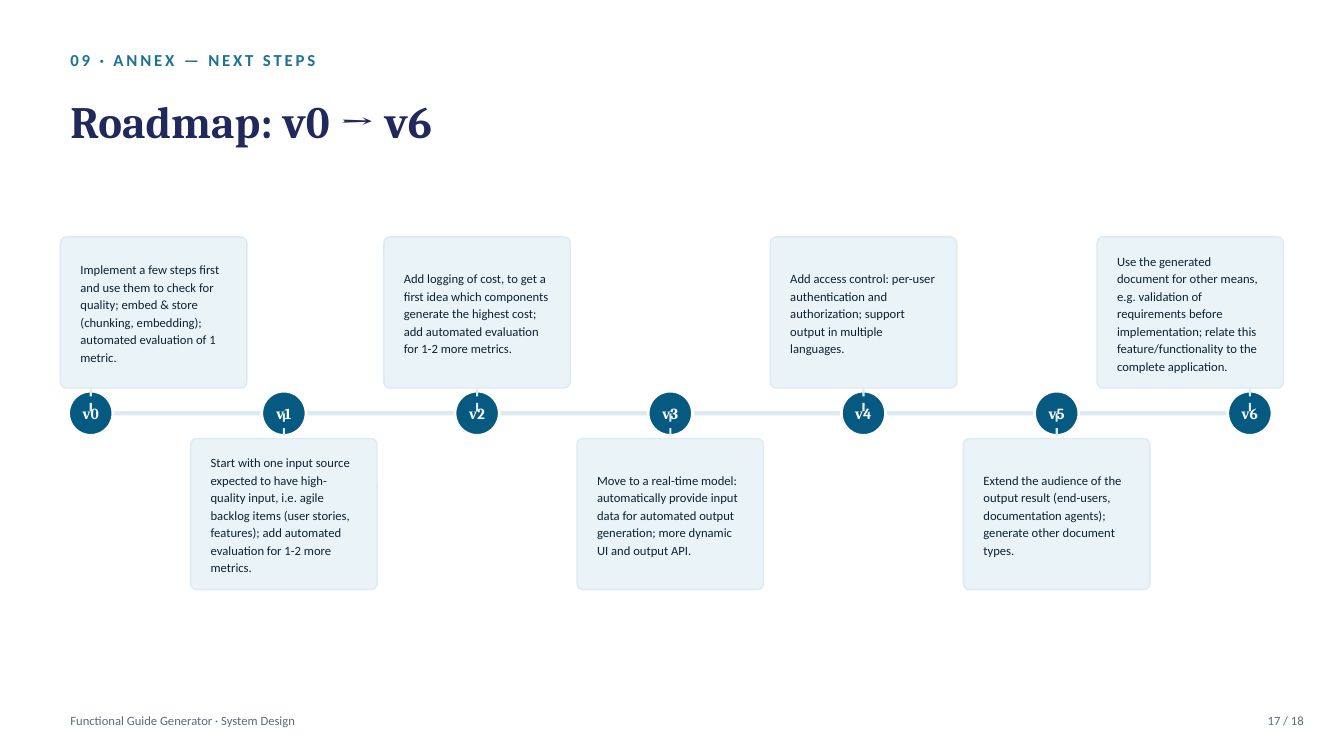
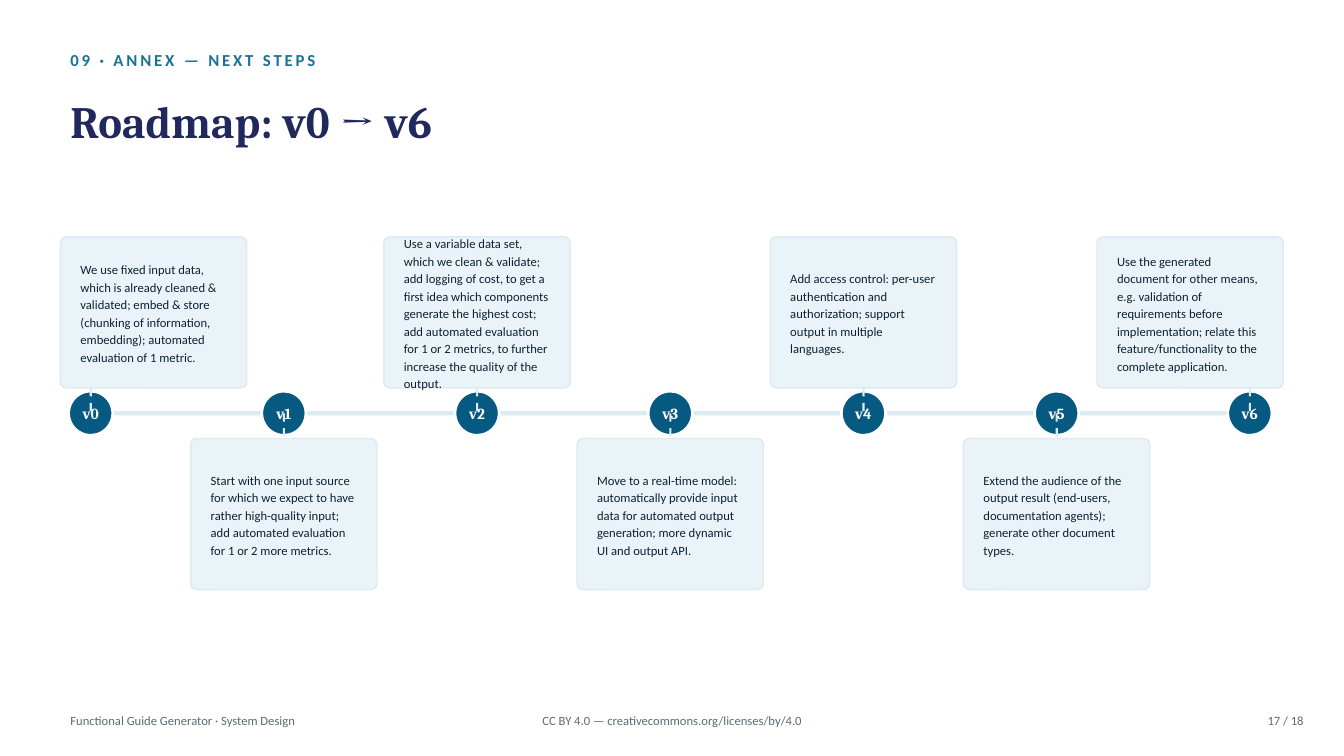
Before and after one commit to fvreys/ai-Functional-guide-generator, a slide deck: slide 17 of docs/Functional_Guide_Generator_System_Design.pptx. Drawn at 1344x756 pixels with LibreOffice and Linux fonts; fonts in the diff are those of the drawing. Boxes give left, top, right and bottom in pixels: in the first picture for what was removed or moved away, otherwise in the second. Text is boxed around its words. In the diff, an @@ line names an element or a change of style, - is before the commit and + after.

Commit message:
System design with slides - v12: Small corrections, including 2-pass generation. Added 2 testdata sets under data. Updated README.md .

```diff
--- a/docs/Functional_Guide_Generator_System_Design.pptx
+++ b/docs/Functional_Guide_Generator_System_Design.pptx
@@ text at <box>404,239,549,373</box>: text changed @@
-Add logging of cost, to get a first idea which components generate the highest cost; add automated evaluation for 1-2 more metrics.
+Use a variable data set, which we clean & validate; add logging of cost, to get a first idea which components generate the highest cost; add automated evaluation for 1 or 2 metrics, to further increase the quality of the output.
@@ text at <box>80,265,211,362</box>: text changed @@
-Implement a few steps first and use them to check for quality; embed & store (chunking, embedding); automated evaluation of 1 metric.
+We use fixed input data, which is already cleaned & validated; embed & store (chunking of information, embedding); automated evaluation of 1 metric.
@@ text at <box>211,476,354,555</box>: text changed @@
-Start with one input source expected to have high-quality input, i.e. agile backlog items (user stories, features); add automated evaluation for 1-2 more metrics.
+Start with one input source for which we expect to have rather high-quality input; add automated evaluation for 1 or 2 more metrics.
@@ text added at <box>542,716,801,727</box>, 9 pt, text #5B6B75 @@
+CC BY 4.0 — creativecommons.org/licenses/by/4.0
```
Also in this commit, not shown: 17 other slides changed, 8 other files.
